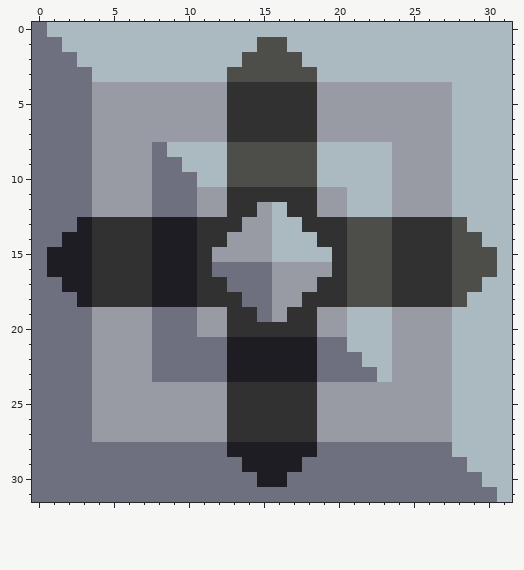
File history of a pixel-art sprite, sprites/blocks/liquid/3oil-press.png. The picture above is the old version.
The file is 32x32 pixels. Colours within 5 levels of each other are drawn and written as one.
Once edited:
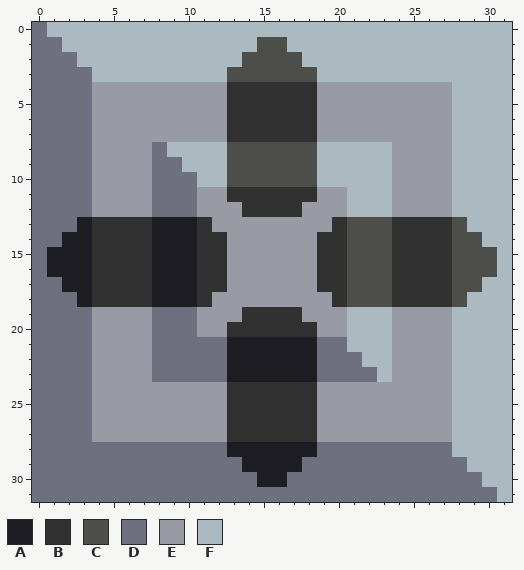
Palette (. is transparent): A #1d1d23  B #313131  C #4d4d49  D #6e7080  E #989aa4  F #abb9c1
Changes in this commit:
{"y":12,"x":13,"old":"B","new":"E"}
{"y":12,"x":15,"old":"EF","new":"BB"}
{"y":12,"x":18,"old":"B","new":"E"}
{"y":13,"x":12,"old":"BB","new":"EE"}
{"y":13,"x":16,"old":"FFBB","new":"EEEE"}
{"y":14,"x":16,"old":"FFF","new":"EEE"}
{"y":15,"x":12,"old":"E","new":"B"}
{"y":15,"x":16,"old":"FFFF","new":"EEEB"}
{"y":16,"x":12,"old":"DDDD","new":"BEEE"}
{"y":16,"x":19,"old":"E","new":"B"}
{"y":17,"x":13,"old":"DDD","new":"EEE"}
{"y":18,"x":12,"old":"BBDD","new":"EEEE"}
{"y":18,"x":18,"old":"BB","new":"EE"}
{"y":19,"x":13,"old":"B","new":"E"}
{"y":19,"x":15,"old":"DE","new":"BB"}
{"y":19,"x":18,"old":"B","new":"E"}
{"label":"changed","picture_box":[212,202,332,322]}
